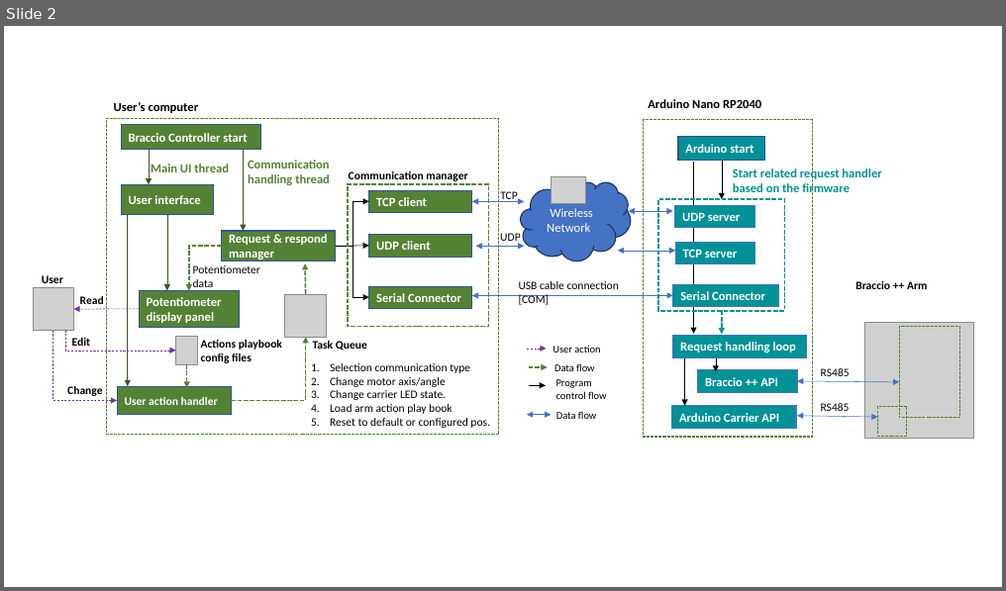
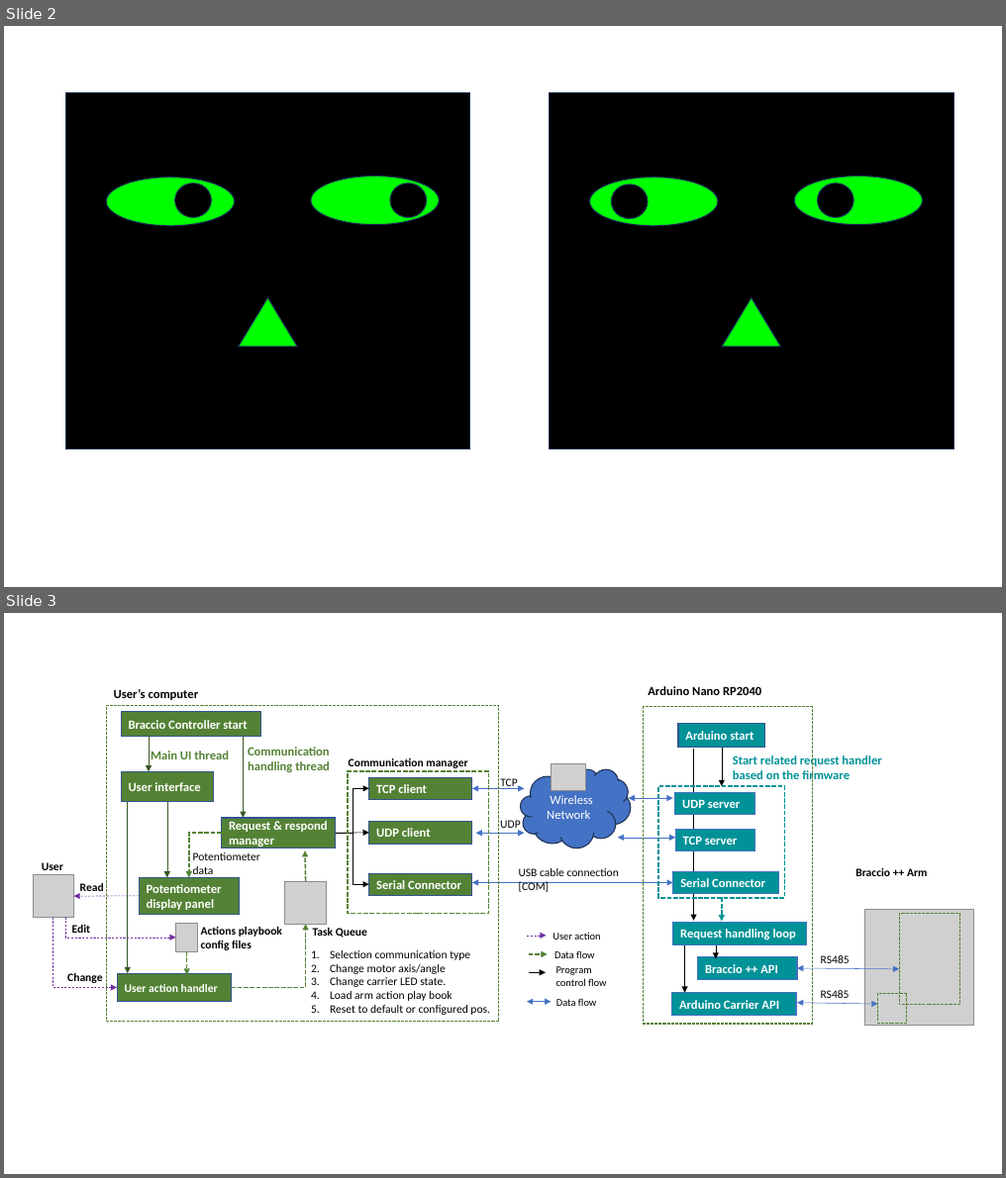
Before and after one commit to LiuYuancheng/Braccio_plus_robot_arm_control, a slide deck: doc/designDoc.pptx. Shown one above the other, each under a label of ours: slide 2 before the commit, slides 2 and 3 after it. The pictures are 1006x591 and 1006x1178 pixels, drawn with LibreOffice and Linux fonts; fonts in the diff are those of the drawing; grey boxes stand for pictures. Boxes give left, top, right and bottom in pixels: in the first picture for what was removed or moved away, otherwise in the second. Text is boxed around its words. In the diff, an @@ line names an element or a change of style, - is before the commit and + after.

```diff
--- a/doc/designDoc.pptx
+++ b/doc/designDoc.pptx
@@ slide 2 added at (x1=4, y1=26, x2=1002, y2=587), background #FFFFFF @@
@@ rectangle added at (x1=65, y1=92, x2=470, y2=450), fill #000000, outline #1E3256 1 pt @@
@@ rectangle added at (x1=549, y1=92, x2=954, y2=450), fill #000000, outline #1E3256 1 pt @@
@@ ellipse added at (x1=107, y1=177, x2=235, y2=226), fill #00FF00, outline #1E3256 1 pt @@
@@ ellipse added at (x1=174, y1=183, x2=211, y2=218), fill #000000, outline #1E3256 1 pt @@
@@ ellipse added at (x1=311, y1=176, x2=439, y2=225), fill #00FF00, outline #1E3256 1 pt @@
@@ ellipse added at (x1=390, y1=183, x2=426, y2=218), fill #000000, outline #1E3256 1 pt @@
@@ ellipse added at (x1=589, y1=177, x2=718, y2=226), fill #00FF00, outline #1E3256 1 pt @@
@@ ellipse added at (x1=611, y1=184, x2=648, y2=219), fill #000000, outline #1E3256 1 pt @@
@@ ellipse added at (x1=795, y1=176, x2=923, y2=225), fill #00FF00, outline #1E3256 1 pt @@
@@ ellipse added at (x1=818, y1=183, x2=853, y2=218), fill #000000, outline #1E3256 1 pt @@
@@ triangle added at (x1=239, y1=297, x2=297, y2=347), fill #00FF00, outline #1E3256 1 pt @@
@@ triangle added at (x1=722, y1=297, x2=781, y2=347), fill #00FF00, outline #1E3256 1 pt @@
@@ what was slide 2 is now slide 3 @@
```
Also in this commit, not shown: 1 slide changed, 4 other files.
